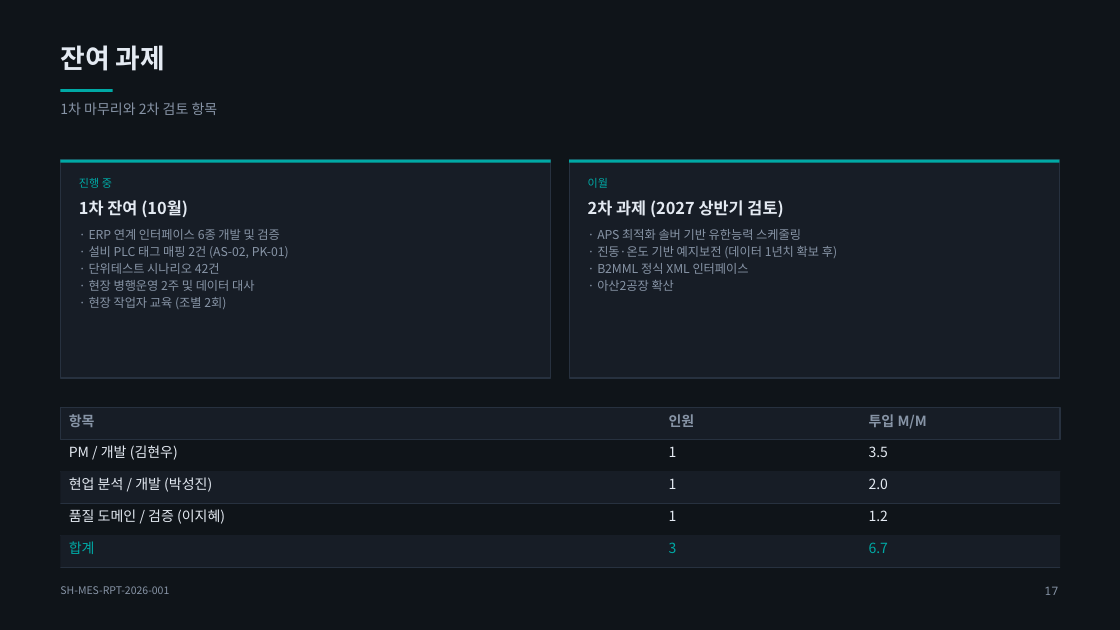
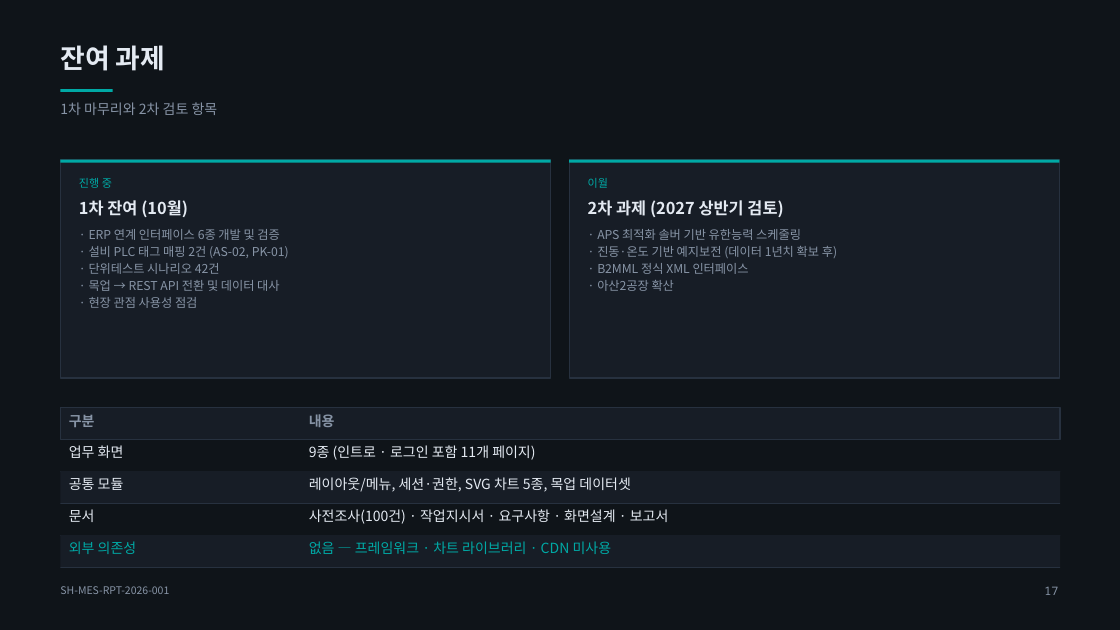
Before and after one commit to gngnll19999-alt/Project-SH-MES, a slide deck: slide 17 of presentation/SH-MES_프로젝트보고.pptx. Drawn at 1120x630 pixels with LibreOffice and Linux fonts; fonts in the diff are those of the drawing. Boxes give left, top, right and bottom in pixels: in the first picture for what was removed or moved away, otherwise in the second. Text is boxed around its words. In the diff, an @@ line names an element or a change of style, - is before the commit and + after.

Commit message:
개인 프로젝트(프로젝트SH) 기준으로 문서 정리
회사 과제 문서 틀로 쓰여 있던 부분을 걷어냈다.

- 발주 / 수행 / 보고 대상 / 검토·승인 행 제거, 작성자를 남성흠으로 통일
- 담당자별 배정(담당: OOO) 표기 제거 — 1인 개발이므로 의미 없음
- 투입 공수(M/M) 표 -> 개발 규모(화면 수, 모듈 구성, 외부 의존성) 표로 교체
- 인터뷰 인원수 등 조직 활동 근거를 공개 자료 조사 근거로 정정
- 각 문서 상단에 개인 프로젝트임을 명시 (등장하는 공장·수치는 설계 전제)
- README 상단에 프로젝트SH 배너 추가
- 데모 test 계정 표시명을 남성흠으로 변경
- 발표자료 3종 재생성 (표지 메타, 공수 슬라이드, 마무리 슬라이드)

```diff
--- a/presentation/SH-MES_프로젝트보고.pptx
+++ b/presentation/SH-MES_프로젝트보고.pptx
@@ text at box(89, 280, 279, 308): text changed @@
-· 현장 병행운영 2주 및 데이터 대사
-· 현장 작업자 교육 (조별 2회)
+· 목업 → REST API 전환 및 데이터 대사
+· 현장 관점 사용성 점검
@@ text at box(69, 415, 95, 427): text changed @@
-항목
+구분
@@ text at box(309, 414, 335, 427): text changed @@
-인원
+내용
@@ text removed at box(869, 414, 927, 429) @@
-투입 M/M
@@ text added at box(69, 445, 124, 458), 12 pt, text #E4EAF2 @@
+업무 화면
@@ text at box(309, 445, 535, 460): text changed @@
-PM / 개발 (김현우)
+9종 (인트로 · 로그인 포함 11개 페이지)
@@ text removed at box(669, 446, 677, 457) @@
-1
@@ text removed at box(869, 446, 888, 457) @@
-3.5
@@ text removed at box(69, 477, 212, 492) @@
-현업 분석 / 개발 (박성진)
@@ text added at box(69, 477, 124, 490), 12 pt, text #E4EAF2 @@
+공통 모듈
@@ text added at box(309, 477, 631, 492), 12 pt, text #E4EAF2 @@
+레이아웃/메뉴, 세션·권한, SVG 차트 5종, 목업 데이터셋
@@ text removed at box(669, 478, 677, 489) @@
-1
@@ text removed at box(869, 478, 888, 489) @@
-2.0
@@ text removed at box(69, 509, 225, 524) @@
-품질 도메인 / 검증 (이지혜)
@@ text added at box(69, 509, 95, 522), 12 pt, text #E4EAF2 @@
+문서
@@ text added at box(309, 509, 669, 524), 12 pt, text #E4EAF2 @@
+사전조사(100건) · 작업지시서 · 요구사항 · 화면설계 · 보고서
@@ text removed at box(669, 510, 677, 521) @@
-1
@@ text removed at box(869, 510, 888, 521) @@
-1.2
@@ text removed at box(69, 541, 95, 554) @@
-합계
@@ text added at box(69, 541, 137, 554), 12 pt, text #00A9A5 @@
+외부 의존성
@@ text added at box(309, 541, 612, 554), 12 pt, text #00A9A5 @@
+없음 — 프레임워크 · 차트 라이브러리 · CDN 미사용
@@ text removed at box(669, 542, 677, 553) @@
-3
@@ text removed at box(869, 542, 888, 553) @@
-6.7
```
Also in this commit, not shown: 4 other slides changed, 10 other files.
